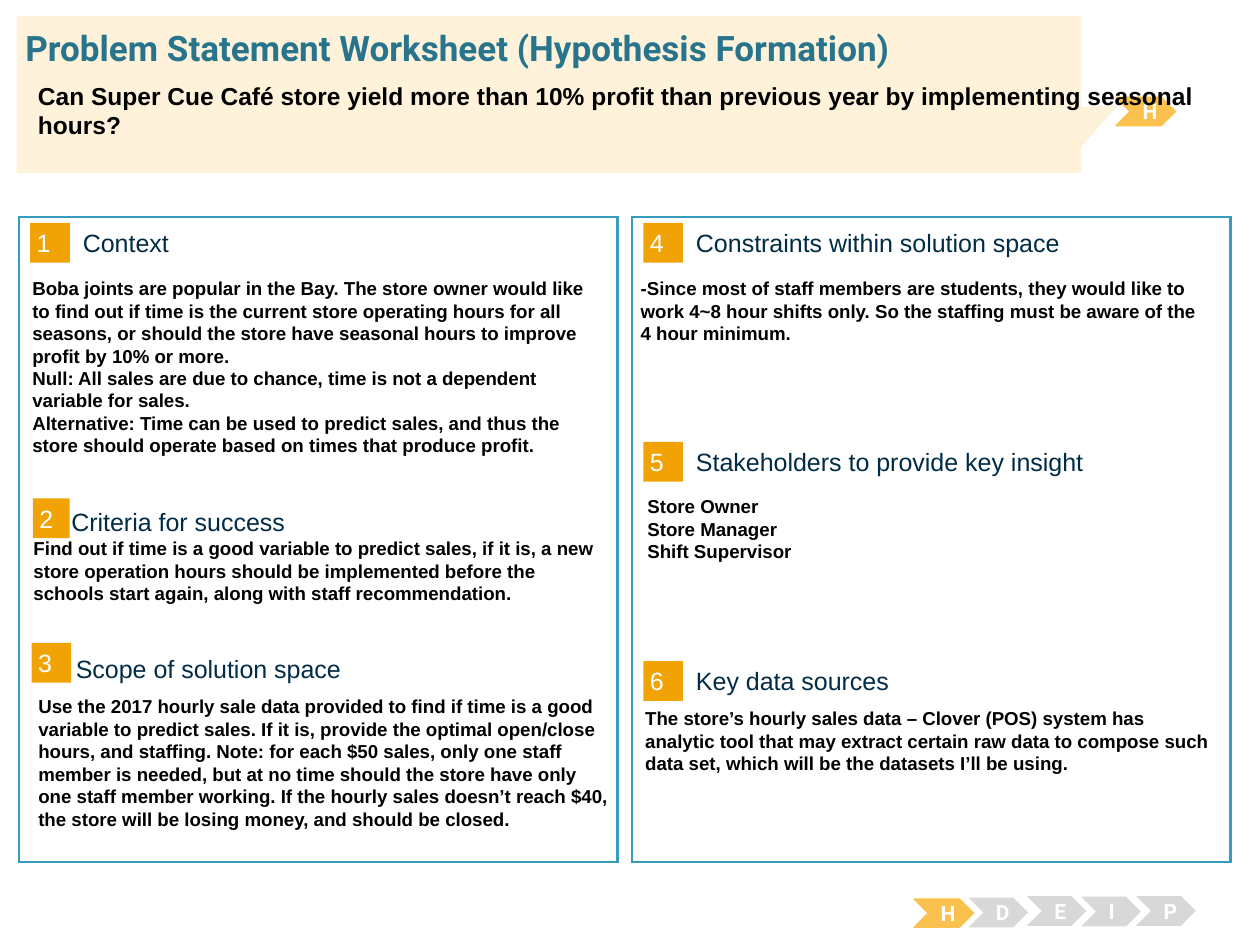
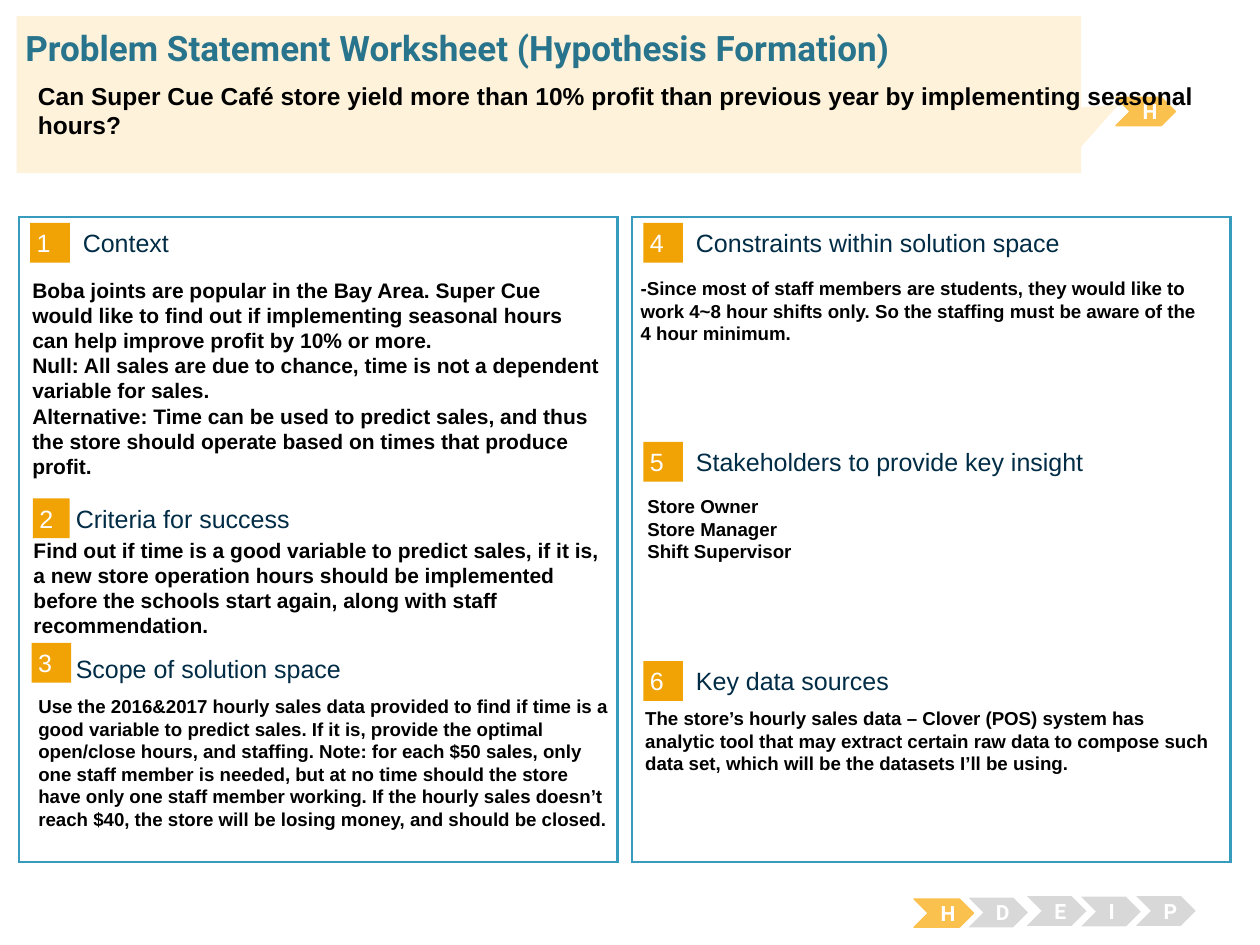
Before and after one commit to tc18fwd/SpringBoard, a slide deck: slide 1 of Capstone Two/Capstone Two Problem Statement.pptx. Drawn at 1260x945 pixels with LibreOffice and Linux fonts; fonts in the diff are those of the drawing. Boxes give left, top, right and bottom in pixels: in the first picture for what was removed or moved away, otherwise in the second. Text is boxed around its words. In the diff, an @@ line names an element or a change of style, - is before the commit and + after.

Commit message:
starting finalized code for CS 2

```diff
--- a/Capstone Two/Capstone Two Problem Statement.pptx
+++ b/Capstone Two/Capstone Two Problem Statement.pptx
@@ text at [32, 282, 562, 352]: text changed; size 10.7 to 12 pt @@
-Boba joints are popular in the Bay. The store owner would like to find out if time is the current store operating hours for all seasons, or should the store have seasonal hours to improve profit by 10% or more.
+Boba joints are popular in the Bay Area. Super Cue would like to find out if implementing seasonal hours can help improve profit by 10% or more.
@@ text at [32, 357, 599, 478]: size 10.7 to 12 pt in "Null: All sales are due to chance, ...", "Alternative: Time can be used to predict ..." @@
@@ text "Criteria for success": place and size @@
-text "Criteria for success" at [71, 513, 285, 532]
+text "Criteria for success" at [76, 510, 289, 529]
@@ text "Find out if time is ..." at [33, 542, 598, 634]: size 10.7 to 12 pt @@
@@ text at [38, 699, 607, 830]: text changed @@
-Use the 2017 hourly sale data provided to find if time is a good variable to predict sales. If it is, provide the optimal open/close hours, and staffing. Note: for each $50 sales, only one staff member is needed, but at no time should the store have only one staff member working. If the hourly sales doesn’t reach $40, the store will be losing money, and should be closed.
+Use the 2016&2017 hourly sales data provided to find if time is a good variable to predict sales. If it is, provide the optimal open/close hours, and staffing. Note: for each $50 sales, only one staff member is needed, but at no time should the store have only one staff member working. If the hourly sales doesn’t reach $40, the store will be losing money, and should be closed.
```
Also in this commit, not shown: 7 other files.
